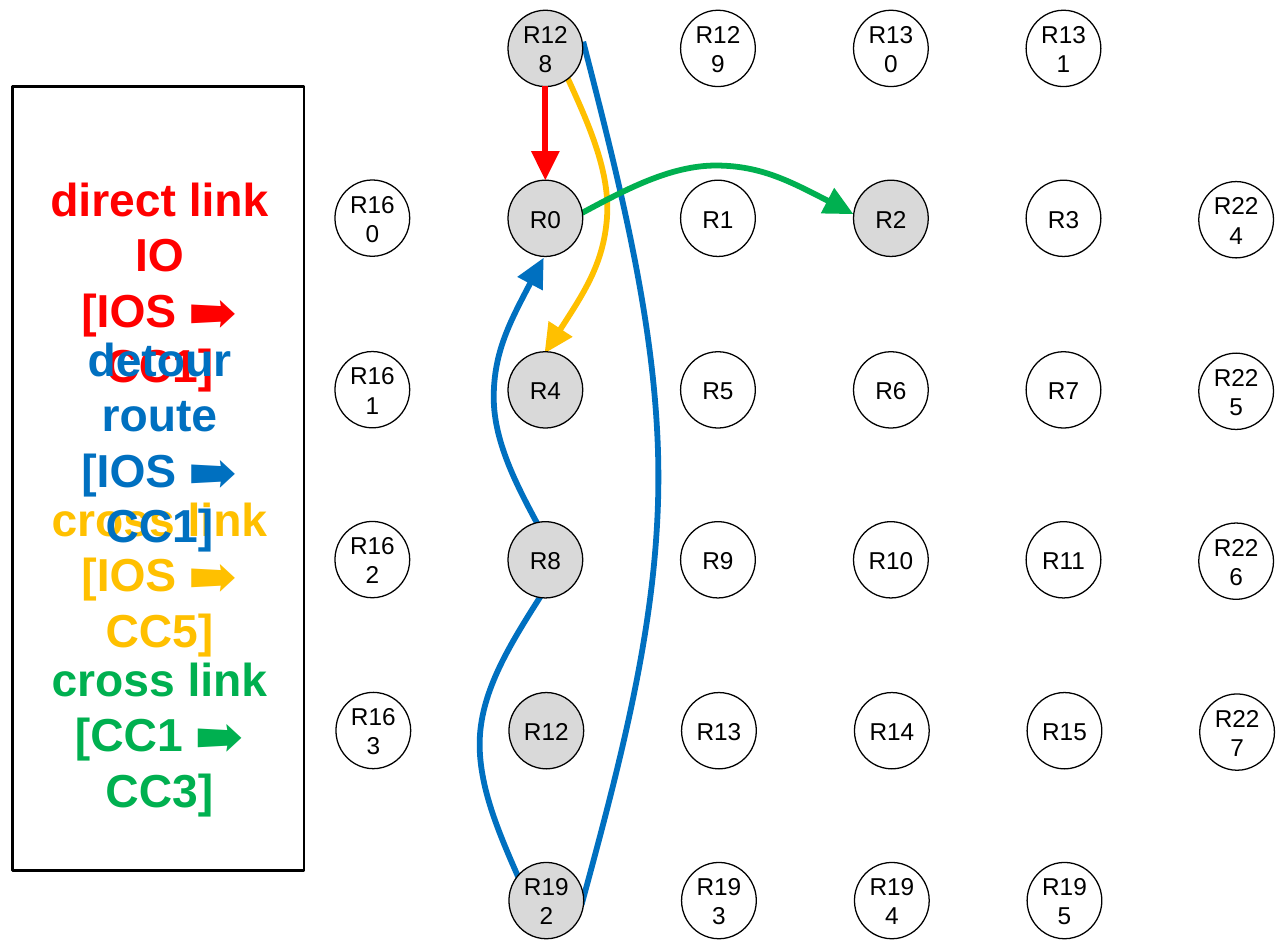
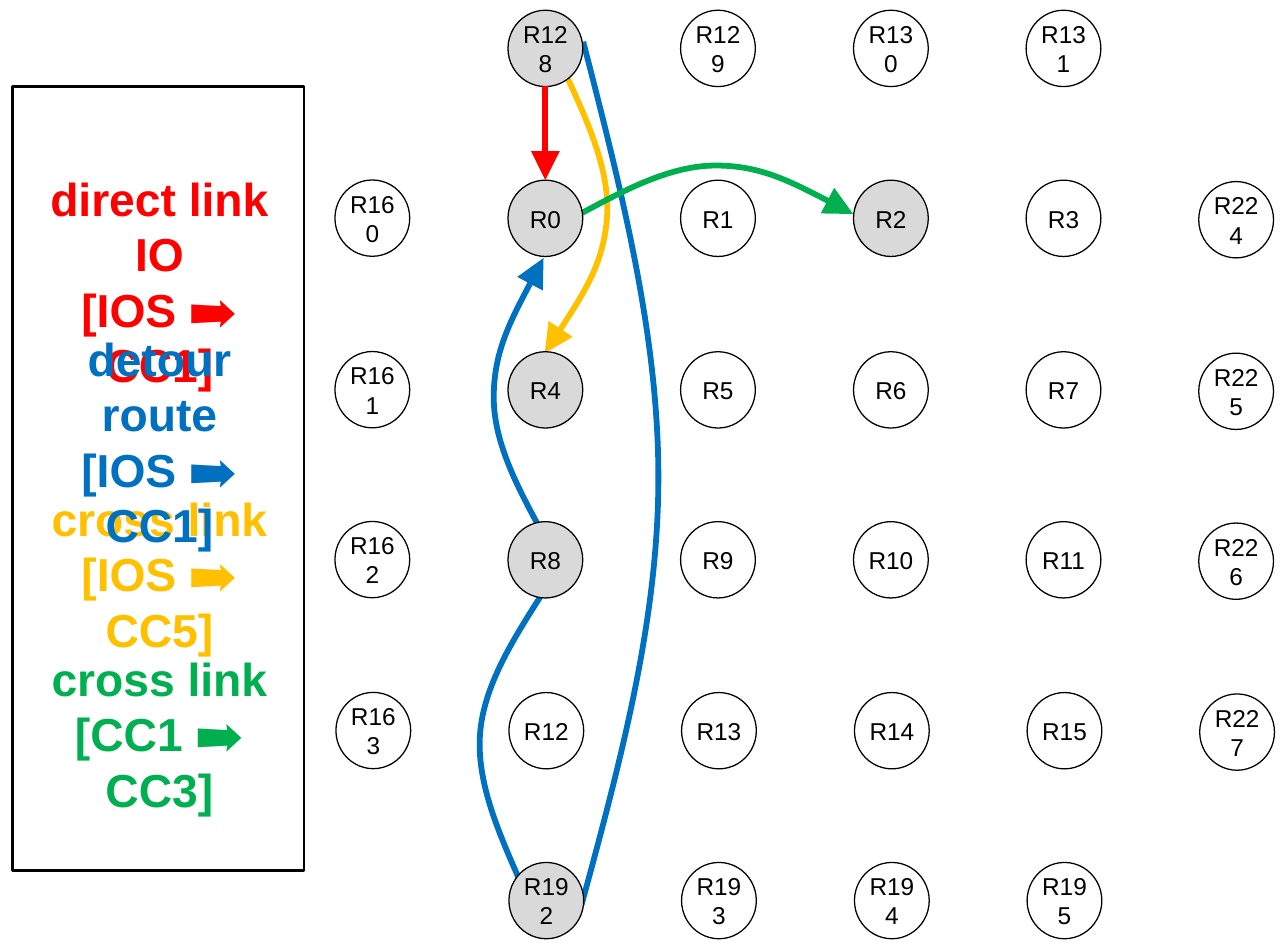
Before and after one commit to m-yuya/ICCD2017, a slide deck: slide 1 of figure/noc_routes.pptx. Drawn at 1288x948 pixels with LibreOffice and Linux fonts; fonts in the diff are those of the drawing. Boxes give left, top, right and bottom in pixels: in the first picture for what was removed or moved away, otherwise in the second. Text is boxed around its words. In the diff, an @@ line names an element or a change of style, - is before the commit and + after.

```diff
--- a/figure/noc_routes.pptx
+++ b/figure/noc_routes.pptx
@@ ellipse "R12" at bbox=[509, 692, 584, 769]: fill #D9D9D9 to none @@
```
Also in this commit, not shown: 2 other files.
